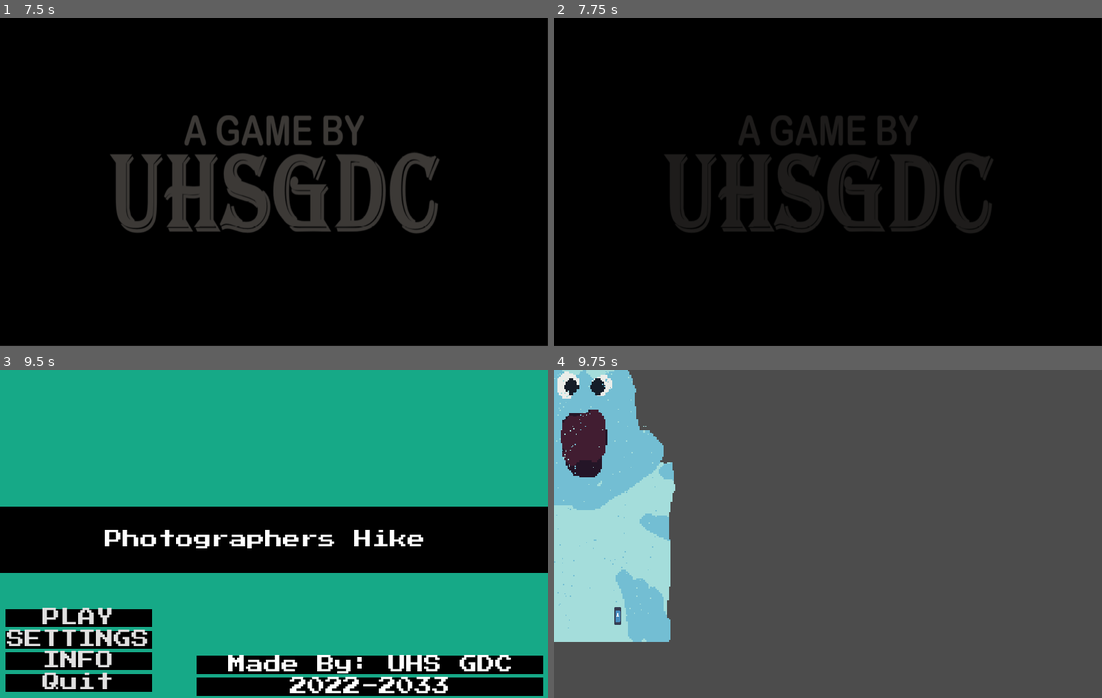
Above: before the commit, frames 1-4 (two rows, left to right).
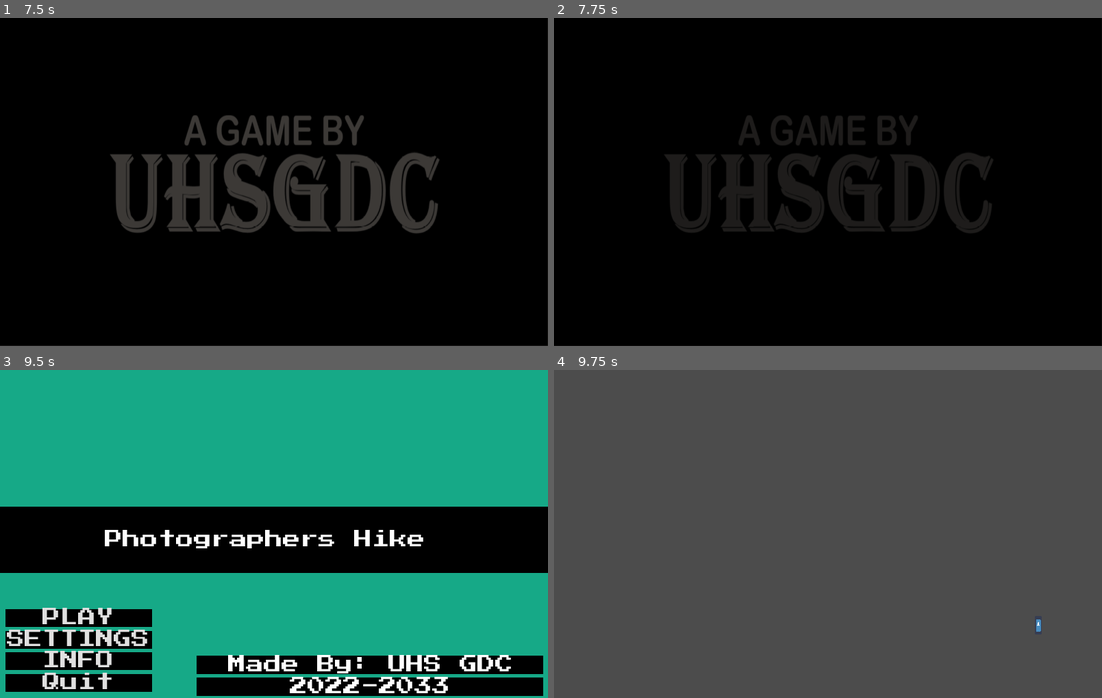
Above: after the commit, the same moments.

Repository: UHSGDC/Photographers-Hike
Game: Godot game, scene res://Scenes/Game_Splash_Intro.tscn
Two runs of this game, one before a commit and one after it. Both use one fixed random seed, a clock stepped at 60 frames per second and the inputs below. The engine's default icon, where the game draws it, is replaced by a stand-in: a white triangle on a blue panel in a dark square.
Inputs (mouse positions are in pixels of both pictures, inside the frame that each line leads up to):
- Up to frame 1 (7.5 s): tap Enter (ui_accept) at 0.5, 3.5, 4.25, 5, 5.75 s; move the mouse to (246, 247) at 0.52 s; hold Ctrl (interact) 0.53-1.28 s; hold D (right) 0.53-2.03 s; click (246, 247) at 0.67 s; tap Space (jump) at 0.77, 1.52, 3.02, 3.77, 4.52, 6.02, 6.77 s; move the mouse to (438, 231) at 1.27 s; tap Ctrl (interact) every 1.5 s from 1.35 to 7.35 s; move the mouse to (109, 132) at 2.02 s; hold Ctrl (interact) 2.03-2.78 s; hold A (left) 2.03-4.28 s; move the mouse to (301, 182) at 2.77 s; click (301, 182) at 2.92 s; move the mouse to (191, 100) at 3.52 s; hold Ctrl (interact) 3.53-4.28 s; tap Escape (pause) at 4.15 s; move the mouse to (394, 165) at 4.27 s; hold D (right) from 4.28 s (still down); move the mouse to (164, 198) at 5.02 s; hold Ctrl (interact) 5.03-5.78 s; click (164, 198) at 5.17 s; move the mouse to (328, 109) at 5.77 s; move the mouse to (246, 247) at 6.52 s; hold Ctrl (interact) 6.53-7.28 s; move the mouse to (438, 231) at 7.27 s; click (438, 231) at 7.42 s
- Up to frame 2 (7.75 s): keep holding D (right); tap Space (jump) at 7.52 s
- Up to frame 3 (9.5 s): move the mouse to (109, 484) at 8.02 s; release D (right) at 8.03 s; hold Ctrl (interact) 8.03-8.78 s; hold A (left) from 8.03 s (still down); tap Enter (ui_accept) at 8.75 s; move the mouse to (301, 534) at 8.77 s; tap Ctrl (interact) at 8.85 s; tap Space (jump) at 9.02 s
- Up to frame 4 (9.75 s): release A (left) at 9.5 s; click "PLAY" at 9.5 s

Frames 1-3 are identical in both runs. In frame 4, 16% of the frame differs, in the area x 0-89%, y 0-83%.

Commit message:
thign ahahhsafbhjahjlb :100:

Diff:
--- a/PhotographersHike/Scripts/MainMenu.gd
+++ b/PhotographersHike/Scripts/MainMenu.gd
@@ -16,7 +16,7 @@
 #	pass
 
 func _on_Play_pressed():
-	get_tree().change_scene("res://Scenes/Testing.tscn")
+	get_tree().change_scene("res://World/World.tscn")
 
 func _on_Menu_pressed():
 	get_tree().change_scene("res://Scenes/SettingsMenu.tscn")
--- a/PhotographersHike/Scripts/SettingsMenu.gd
+++ b/PhotographersHike/Scripts/SettingsMenu.gd
@@ -26,4 +26,4 @@
 
 
 func _on_Back_to_game_pressed():
-	get_tree().change_scene("res://Scenes/Testing.tscn")
+	get_tree().change_scene("res://World/World.tscn")
